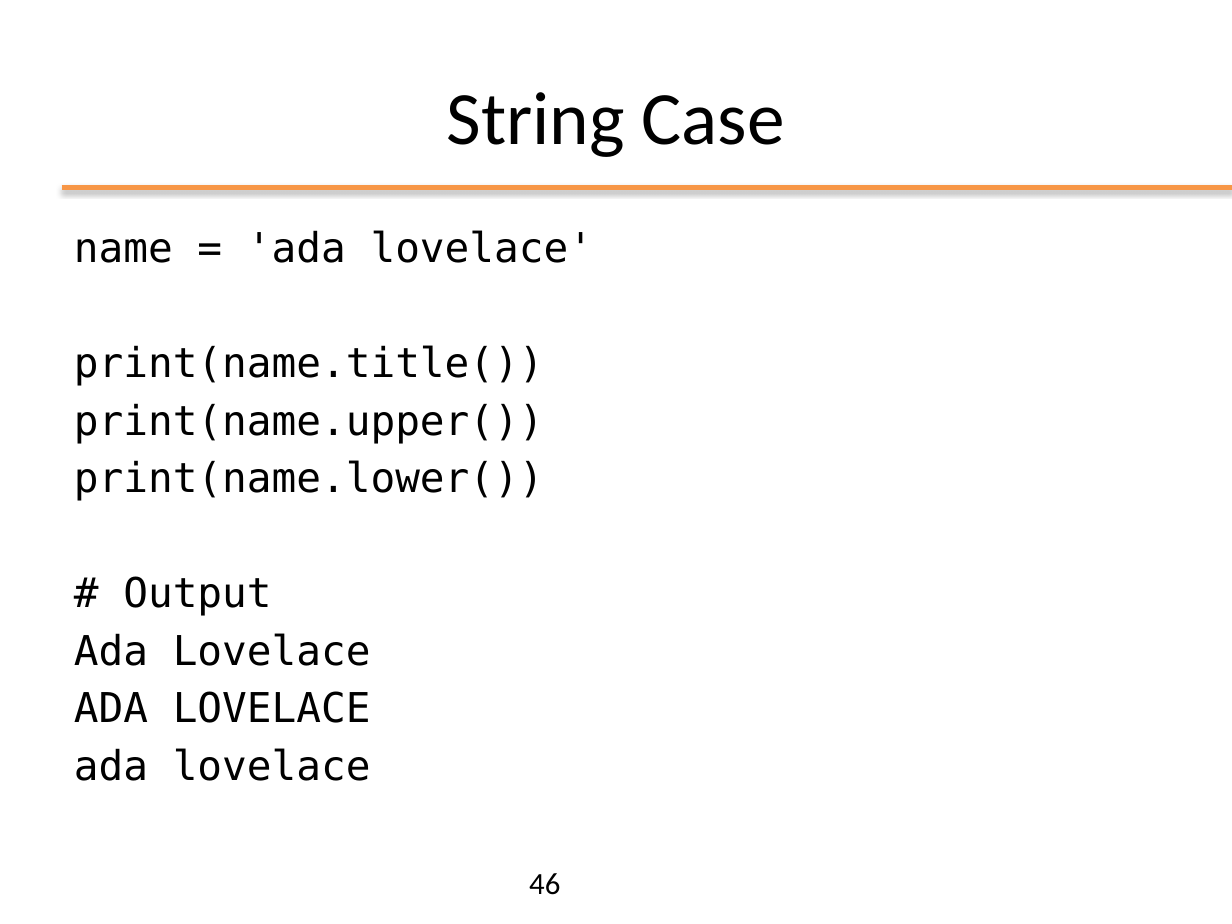
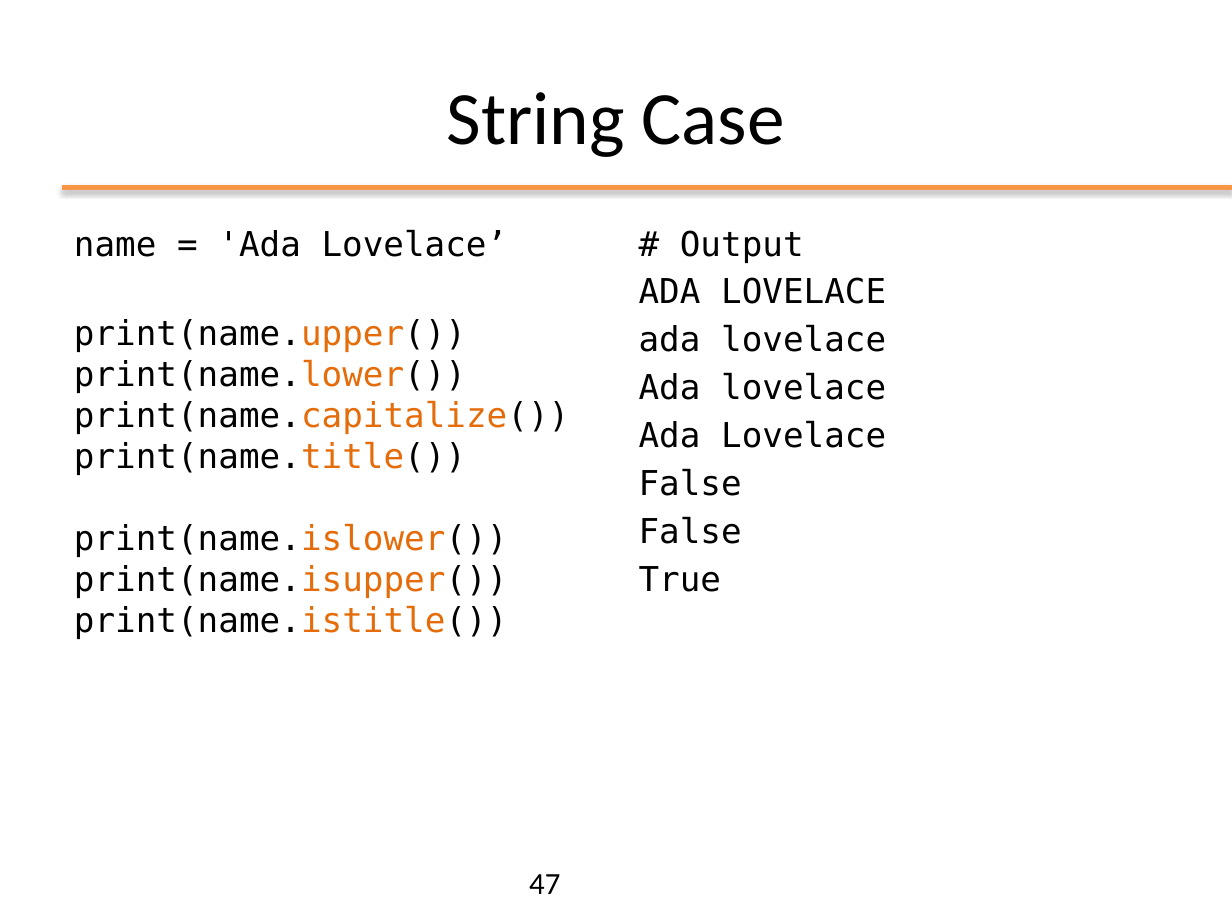
Before and after one commit to nbicocchi/ooprogramming, a slide deck: slide 47 of slides/python/ppt/01 - Python Basics.pptx (slide 46 before the commit). Drawn at 1232x924 pixels with LibreOffice and Linux fonts; fonts in the diff are those of the drawing. Boxes give left, top, right and bottom in pixels: in the first picture for what was removed or moved away, otherwise in the second. Text is boxed around its words. In the diff, an @@ line names an element or a change of style, - is before the commit and + after.

```diff
--- a/slides/python/ppt/01 - Python Basics.pptx
+++ b/slides/python/ppt/01 - Python Basics.pptx
@@ text at (74,229,569,639): text changed; size 24 to 20 pt @@
-name = 'ada lovelace'
-print(name.title())
-print(name.upper())
-print(name.lower())
-# Output
-Ada Lovelace
-ADA LOVELACE
-ada lovelace
+name = 'Ada Lovelace’
+print(name.upper())
+print(name.lower())
+print(name.capitalize())
+print(name.title())
+print(name.islower())
+print(name.isupper())
+print(name.istitle())
@@ text added at (639,230,886,592), 20 pt, text #000000 @@
+# Output
+ADA LOVELACE
+ada lovelace
+Ada lovelace
+Ada Lovelace
+False
+False
+True
@@ page number at (529,874,560,894): text changed @@
-46
+47
```
Also in this commit, not shown: 23 other slides changed, 2 slides added, 1 slide removed, 1 other file.
